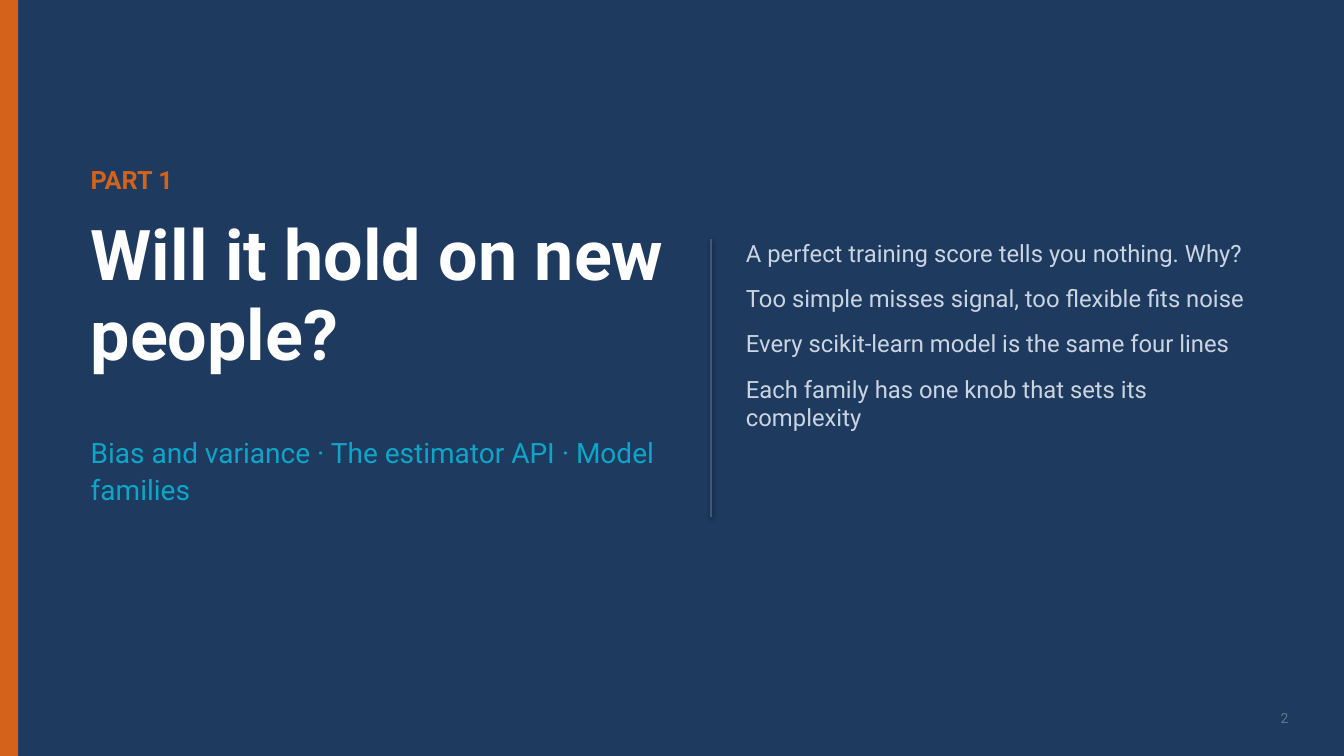
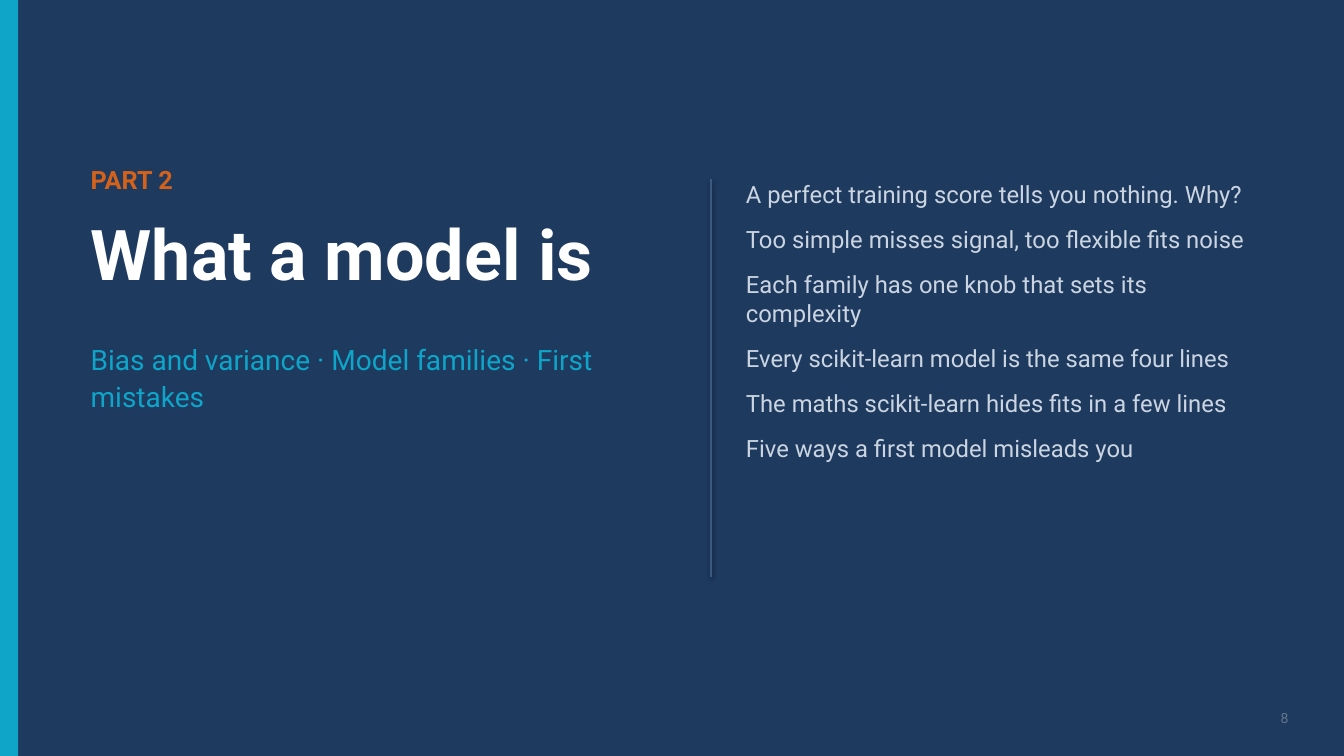
Before and after one commit to ramseywise/learn-ai-engineering, a slide deck: slide 8 of data-science/01-classical-ml/slides/classical-ml.pptx (slide 2 before the commit). Drawn at 1344x756 pixels with LibreOffice and Linux fonts; fonts in the diff are those of the drawing. Boxes give left, top, right and bottom in pixels: in the first picture for what was removed or moved away, otherwise in the second. Text is boxed around its words. In the diff, an @@ line names an element or a change of style, - is before the commit and + after.

```diff
--- a/data-science/01-classical-ml/slides/classical-ml.pptx
+++ b/data-science/01-classical-ml/slides/classical-ml.pptx
@@ rectangle at bbox=[0, 0, 18, 756]: fill #D4621A to #0EA5C9 @@
@@ text at bbox=[91, 171, 172, 189]: text changed @@
-PART 1
+PART 2
@@ line moved from (711, 239) - (711, 517) to (711, 179) - (711, 577) @@
@@ text "A perfect training score tells ...": place and size @@
-text "A perfect training score tells ..." at bbox=[746, 244, 1244, 431]
+text "A perfect training score tells ..." at bbox=[746, 185, 1244, 462]
@@ text removed at bbox=[91, 227, 663, 375] @@
-Will it hold on new people?
@@ text added at bbox=[91, 227, 593, 281], 50 pt, text #FFFFFF, bold @@
+What a model is
@@ text at bbox=[746, 275, 1147, 327]: paragraph added @@
+Each family has one knob that sets its complexity
@@ text at bbox=[91, 349, 592, 407]: text changed @@
-Bias and variance · The estimator API · Model families
+Bias and variance · Model families · First mistakes
@@ text at bbox=[746, 394, 1227, 462]: text changed @@
-Each family has one knob that sets its complexity
+The maths scikit-learn hides fits in a few lines
+Five ways a first model misleads you
@@ text at bbox=[1281, 713, 1289, 723]: text changed @@
-2
+8
```
Also in this commit, not shown: 51 other slides changed, 9 slides added, 3 slides removed, 38 other files.
